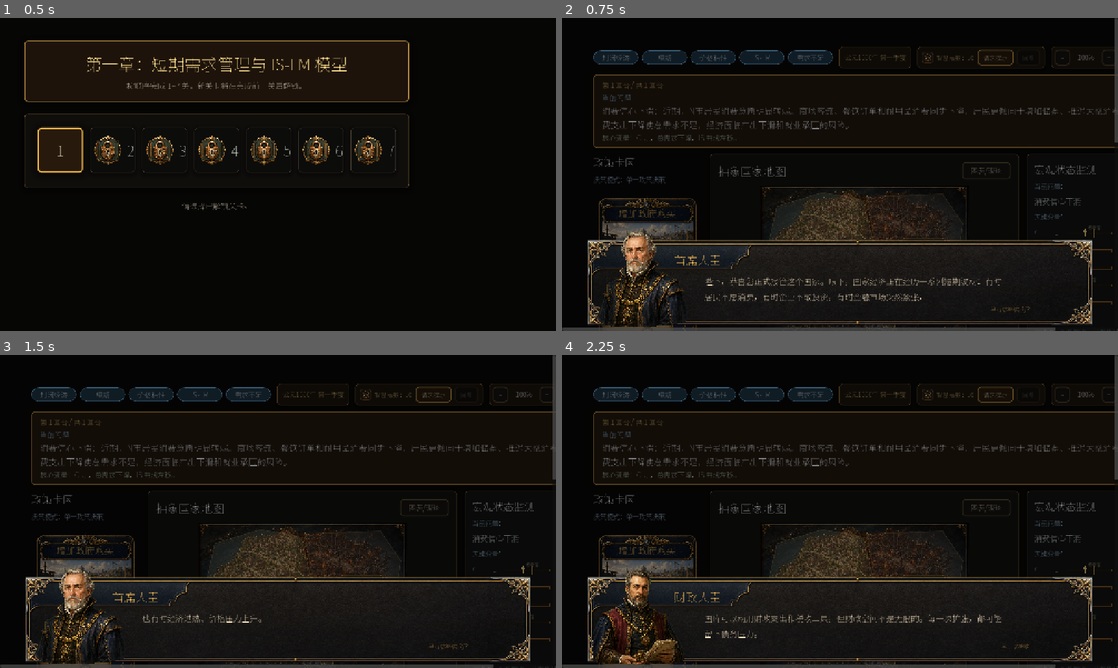
Above: before the commit, frames 1-4 (two rows, left to right).
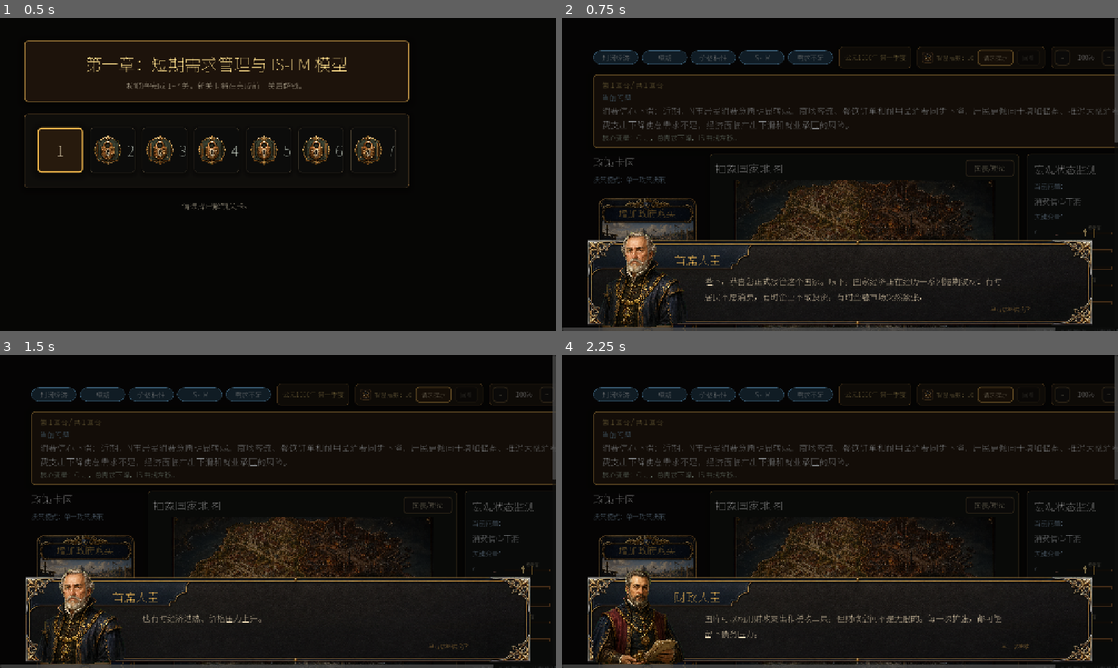
Above: after the commit, the same moments.

Repository: Austenzcy/macroecon
Game: Godot game, scene res://scenes/LevelSelect.tscn
Same seed, same stepped clock (60 frames per second), same inputs: the game is played once before the commit and once after it.
Inputs:
- Up to frame 1 (0.5 s): no input
- Up to frame 2 (0.75 s): click "1" at 0.5 s
- Up to frame 3 (1.5 s): click "请求提示" at 1.25 s
- Up to frame 4 (2.25 s): click "-" at 2 s

Frame 1 is identical in both runs. In frame 2, 2.9% of the frame differs, in the area x 27-82%, y 45-99%; in frame 3, 2.9%; in frame 4, 2.9%.

Commit message:
fix: refine unified macro map presentation

Diff:
--- a/scripts/scenes/PolicyDesk.gd
+++ b/scripts/scenes/PolicyDesk.gd
@@ -429,19 +429,19 @@
 	var panel: PanelContainer = PanelContainer.new()
 	panel.name = "MacroMapPanel"
 	_map_panel = panel
-	panel.custom_minimum_size = Vector2(_dim(560), _dim(520))
+	panel.custom_minimum_size = Vector2(_dim(580), _dim(540))
 	panel.size_flags_horizontal = Control.SIZE_EXPAND_FILL
 	panel.add_theme_stylebox_override("panel", _make_map_panel_style())
 
 	var margin: MarginContainer = MarginContainer.new()
-	margin.add_theme_constant_override("margin_left", _dim(18))
-	margin.add_theme_constant_override("margin_top", _dim(18))
-	margin.add_theme_constant_override("margin_right", _dim(18))
-	margin.add_theme_constant_override("margin_bottom", _dim(18))
+	margin.add_theme_constant_override("margin_left", _dim(10))
+	margin.add_theme_constant_override("margin_top", _dim(12))
+	margin.add_theme_constant_override("margin_right", _dim(10))
+	margin.add_theme_constant_override("margin_bottom", _dim(10))
 	panel.add_child(margin)
 
 	var box: VBoxContainer = VBoxContainer.new()
-	box.add_theme_constant_override("separation", _dim(14))
+	box.add_theme_constant_override("separation", _dim(8))
 	margin.add_child(box)
 
 	var title_row: HBoxContainer = HBoxContainer.new()
@@ -478,7 +478,7 @@
 	var unified_map: Control = UnifiedMacroMapScene.instantiate() as Control
 	unified_map.name = "UnifiedMacroMap"
 	unified_map.size_flags_horizontal = Control.SIZE_EXPAND_FILL
-	unified_map.custom_minimum_size = Vector2(_dim(500), _dim(360))
+	unified_map.custom_minimum_size = Vector2(_dim(540), _dim(405))
 	if unified_map.has_method("set_ui_scale"):
 		unified_map.call("set_ui_scale", _ui_scale)
 	if unified_map.has_method("has_master_texture") and bool(unified_map.call("has_master_texture")):
--- a/scripts/ui/UnifiedMacroMap.gd
+++ b/scripts/ui/UnifiedMacroMap.gd
@@ -36,7 +36,7 @@
 			_apply_region_panel_style(panel as Control)
 	for title: Variant in _region_titles.values():
 		if title is Label:
-			(title as Label).add_theme_font_size_override("font_size", _font(17))
+			(title as Label).add_theme_font_size_override("font_size", _font(15))
 	for box: Variant in _region_line_boxes.values():
 		if box is VBoxContainer:
 			(box as VBoxContainer).add_theme_constant_override("separation", _dim(2))
@@ -86,6 +86,8 @@
 	if height > available.y:
 		height = available.y
 		width = height * aspect
+	width *= MacroMapArtSpec.MAP_DRAW_SCALE
+	height *= MacroMapArtSpec.MAP_DRAW_SCALE
 	var pos: Vector2 = (available - Vector2(width, height)) * 0.5
 	return Rect2(pos, Vector2(width, height))
 
@@ -96,6 +98,11 @@
 		return
 	var polygon: PackedVector2Array = _polygon_points(spec)
 	if polygon.size() < 3:
+		return
+	if not MacroMapArtSpec.SHOW_REGION_OVERLAYS:
+		if MacroMapArtSpec.DEBUG_BOUNDARIES:
+			for i: int in range(polygon.size()):
+				draw_line(polygon[i], polygon[(i + 1) % polygon.size()], Color(0.2, 0.85, 1.0, 0.90), 2.0, true)
 		return
 	var brightness: float = _region_brightness(region_id)
 	var tint: Color = spec.get("region_tint_color", Color(0.8, 0.7, 0.4, 0.14))
@@ -141,10 +148,10 @@
 
 		var margin: MarginContainer = MarginContainer.new()
 		margin.mouse_filter = Control.MOUSE_FILTER_IGNORE
-		margin.add_theme_constant_override("margin_left", _dim(8))
-		margin.add_theme_constant_override("margin_top", _dim(5))
-		margin.add_theme_constant_override("margin_right", _dim(8))
-		margin.add_theme_constant_override("margin_bottom", _dim(6))
+		margin.add_theme_constant_override("margin_left", _dim(5))
+		margin.add_theme_constant_override("margin_top", _dim(3))
+		margin.add_theme_constant_override("margin_right", _dim(5))
+		margin.add_theme_constant_override("margin_bottom", _dim(4))
 		panel.add_child(margin)
 
 		var box: VBoxContainer = VBoxContainer.new()
@@ -158,8 +165,8 @@
 		title.vertical_alignment = VERTICAL_ALIGNMENT_CENTER
 		title.autowrap_mode = TextServer.AUTOWRAP_OFF
 		title.text_overrun_behavior = TextServer.OVERRUN_TRIM_ELLIPSIS
-		title.modulate = Color(0.96, 0.86, 0.58, 1.0)
-		title.add_theme_font_size_override("font_size", _font(17))
+		title.modulate = Color(0.98, 0.86, 0.56, 0.96)
+		title.add_theme_font_size_override("font_size", _font(15))
 		title.mouse_filter = Control.MOUSE_FILTER_IGNORE
 		box.add_child(title)
 		_region_titles[region_id] = title
@@ -201,8 +208,8 @@
 	variable_label.custom_minimum_size = Vector2(_variable_label_width(region_id), _dim(20))
 	variable_label.horizontal_alignment = HORIZONTAL_ALIGNMENT_RIGHT
 	variable_label.vertical_alignment = VERTICAL_ALIGNMENT_CENTER
-	variable_label.modulate = Color(0.88, 0.92, 0.90, 1.0)
-	variable_label.add_theme_font_size_override("font_size", _font(15))
+	variable_label.modulate = Color(0.90, 0.92, 0.86, 0.94)
+	variable_label.add_theme_font_size_override("font_size", _font(14))
 	variable_label.mouse_filter = Control.MOUSE_FILTER_IGNORE
 	row.add_child(variable_label)
 
@@ -213,7 +220,7 @@
 	arrow_label.horizontal_alignment = HORIZONTAL_ALIGNMENT_CENTER
 	arrow_label.vertical_alignment = VERTICAL_ALIGNMENT_CENTER
 	arrow_label.modulate = _line_color(arrow)
-	arrow_label.add_theme_font_size_override("font_size", _font(16))
+	arrow_label.add_theme_font_size_override("font_size", _font(15))
 	arrow_label.mouse_filter = Control.MOUSE_FILTER_IGNORE
 	row.add_child(arrow_label)
 	return row
@@ -247,19 +254,19 @@
 	var lines: Array = data.get("lines", []) as Array
 	if lines.size() > 1:
 		bounds.size.y += 0.025 * float(lines.size() - 1)
-	return bounds.grow(0.010)
+	return bounds.grow(0.004)
 
 
 func _apply_region_panel_style(panel: Control) -> void:
 	if not panel is PanelContainer:
 		return
 	var style := StyleBoxFlat.new()
-	style.bg_color = Color(0.035, 0.045, 0.050, 0.56)
-	style.border_color = Color(0.72, 0.56, 0.30, 0.62)
+	style.bg_color = Color(0.025, 0.030, 0.030, 0.24)
+	style.border_color = Color(0.72, 0.56, 0.30, 0.22)
 	style.set_border_width_all(maxi(1, _dim(1)))
-	style.set_corner_radius_all(_dim(6))
-	style.shadow_color = Color(0.0, 0.0, 0.0, 0.30)
-	style.shadow_size = _dim(5)
+	style.set_corner_radius_all(_dim(4))
+	style.shadow_color = Color(0.0, 0.0, 0.0, 0.42)
+	style.shadow_size = _dim(3)
 	(panel as PanelContainer).add_theme_stylebox_override("panel", style)
 
 
--- a/scripts/ui/map/MacroMapArtSpec.gd
+++ b/scripts/ui/map/MacroMapArtSpec.gd
@@ -1,10 +1,12 @@
 extends RefCounted
 
 const DEBUG_BOUNDARIES: bool = false
+const SHOW_REGION_OVERLAYS: bool = false
 
 const MASTER_MAP_TEXTURE: String = "res://assets/art/map/macro_map_master_v1.webp"
 const PREFERRED_ASPECT_RATIO: float = 4.0 / 3.0
-const MINIMUM_SIZE: Vector2 = Vector2(500.0, 360.0)
+const MINIMUM_SIZE: Vector2 = Vector2(540.0, 405.0)
+const MAP_DRAW_SCALE: float = 1.12
 const MAP_CONTENT_RECT: Rect2 = Rect2(Vector2(0.035, 0.035), Vector2(0.930, 0.930))
 
 const NORMAL_TINT: Color = Color(0.08, 0.11, 0.12, 0.00)
Binary file changed: assets/fonts/NotoSansSC-Regular.ttf
Not shown, changed: progress.txt
Not shown, changed: docs/MacroMap_Art_v2.md
